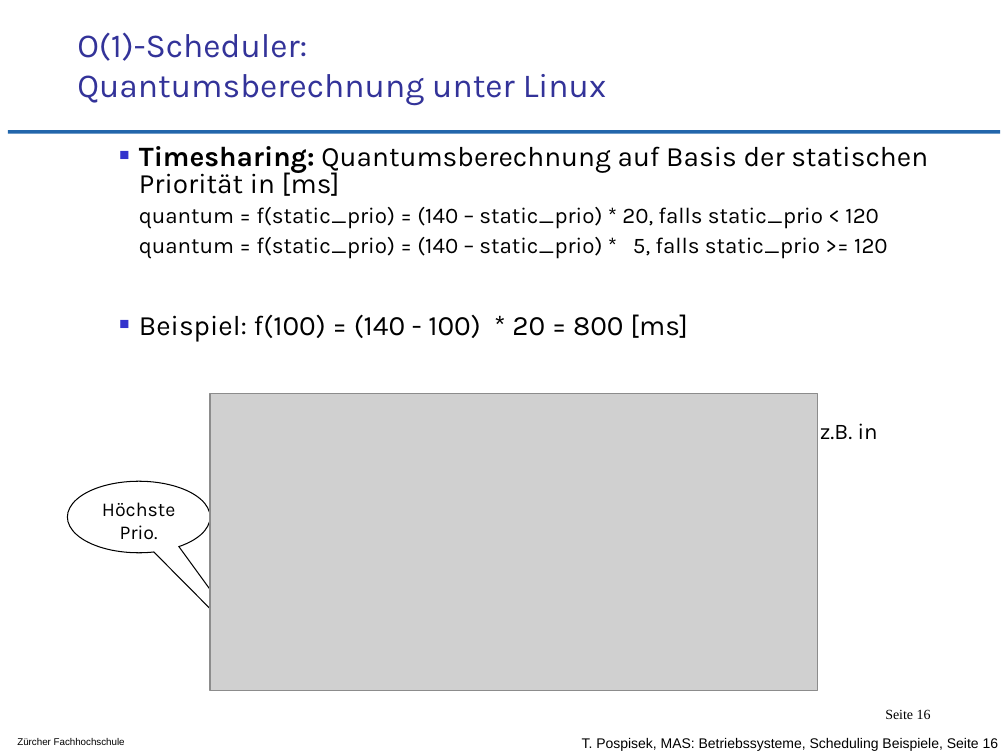
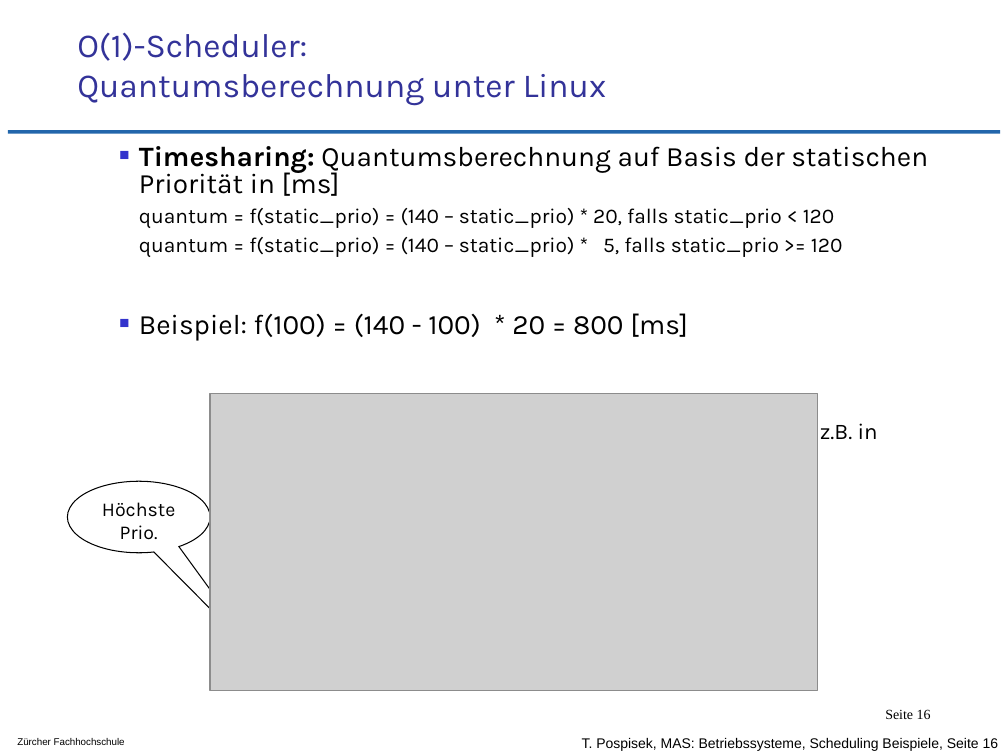
Before and after one commit to tpo/betriebssysteme, a slide deck: slide 16 of 06_CPU_Scheduling_Fallbeispiele.odp. Drawn at 1008x756 pixels with LibreOffice and Linux fonts; fonts in the diff are those of the drawing; grey boxes stand for pictures; background and template pictures are left out. Boxes give left, top, right and bottom in pixels: in the first picture for what was removed or moved away, otherwise in the second. Text is boxed around its words. In the diff, an @@ line names an element or a change of style, - is before the commit and + after.

```diff
--- a/06_CPU_Scheduling_Fallbeispiele.odp
+++ b/06_CPU_Scheduling_Fallbeispiele.odp
@@ text at <box>139,208,843,257</box>: size 16 to 15 pt in "quantum = f(static_prio) = (140 – static_prio) ...", "quantum = f(static_prio) = (140 – static_prio) ..." @@
```
Also in this commit, not shown: 1 other slide changed.
